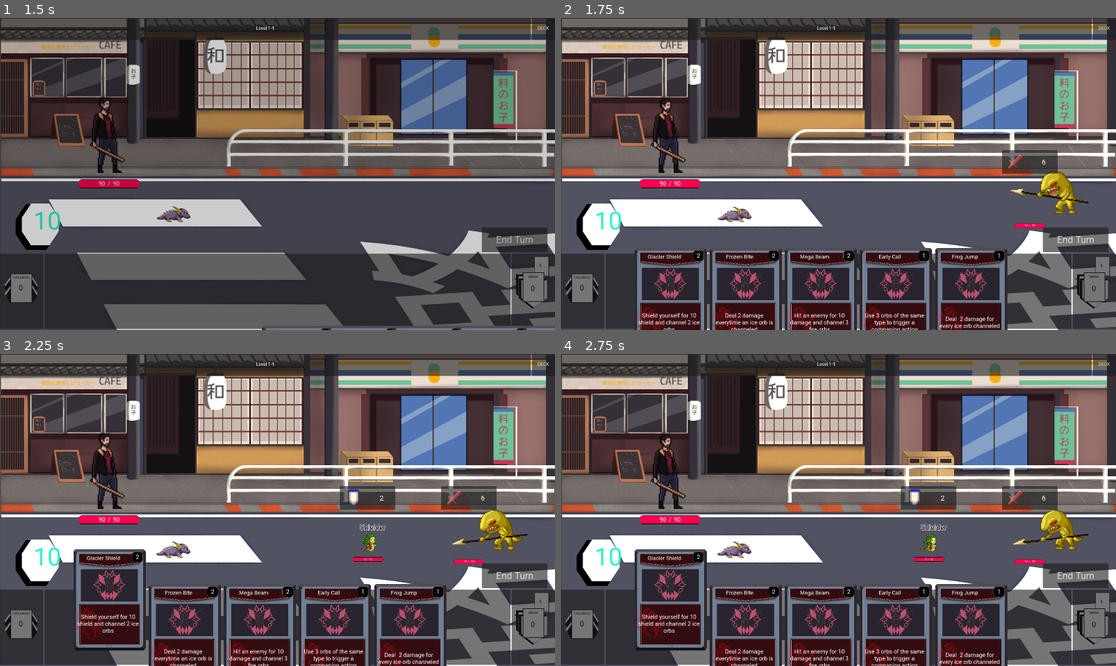
Above: before the commit, frames 1-4 (two rows, left to right).
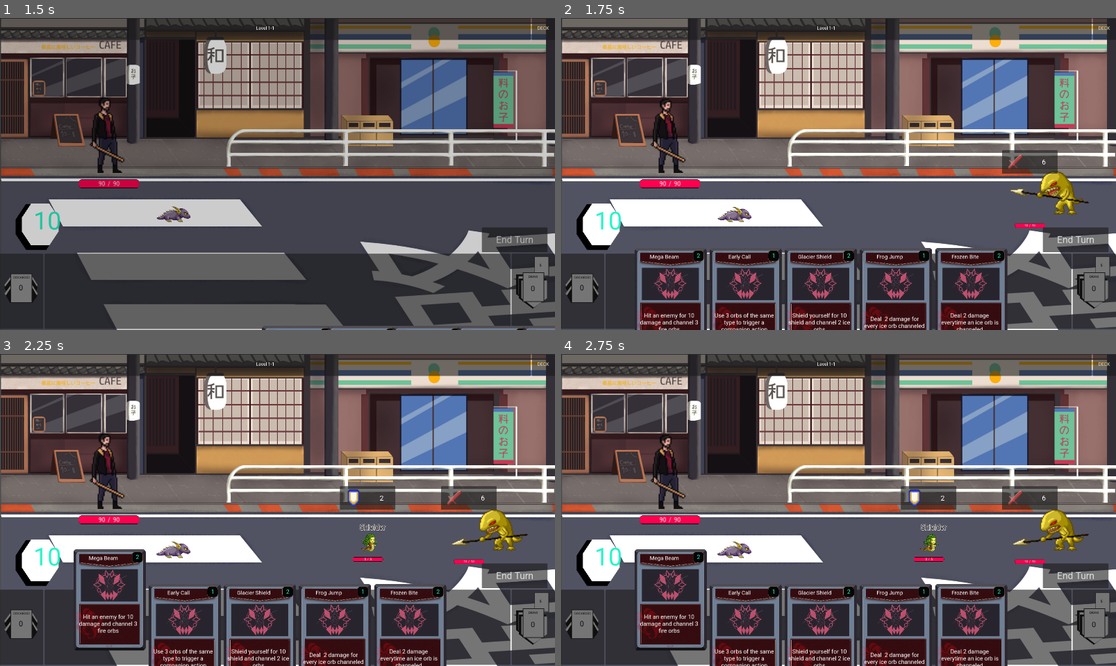
Above: after the commit, the same moments.

Repository: Leosten/card-game
Game: Godot game, scene res://main.tscn
Same seed, same stepped clock (60 frames per second), same inputs: the game is played once before the commit and once after it.
Inputs (mouse positions are in pixels of both pictures, inside the frame that each line leads up to):
- Up to frame 1 (1.5 s): click "Start" at 0.5 s; click "End Turn" at 1.25 s
- Up to frame 2 (1.75 s): no input
- Up to frame 3 (2.25 s): click (111, 634) at 2.02 s
- Up to frame 4 (2.75 s): no input

Frame 1 is identical in both runs. In frame 2, 1.5% of the frame differs, in the area x 13-80%, y 75-100%; in frame 3, 1.5%, in the area x 13-80%, y 64-100%; in frame 4, 1.5%.

Commit message:
large refacto with eventbus, next_level window to fix

Diff:
--- a/Manager/action_manager.gd
+++ b/Manager/action_manager.gd
@@ -5,6 +5,13 @@
 signal card_used(card_data : CardData)
 signal draw_cards(nb : int)
 signal action_impossible
+
+var battle_state: BattleState
+
+func _ready() -> void:
+	battle_state = GameManager.battle_state
+	Events.turn_start.connect(start_turn_status_cycle)
+	Events.turn_end.connect(end_turn_status_cycle)
 
 func cost_card_mana(battle_state: BattleState, card_cost):
 	battle_state.player_stats.current_mana -= card_cost
@@ -128,12 +135,12 @@
 	for monster in battle_state.level_monsters:
 		check_for_death(monster, battle_state)
 
-func end_turn_status_cycle(battle_state: BattleState):
+func end_turn_status_cycle():
 	for monster in battle_state.level_monsters:
 		monster.status_manager.trigger_turn_end()
 	battle_state.player_stats.status_manager.trigger_turn_end()
 
-func start_turn_status_cycle(battle_state: BattleState):
+func start_turn_status_cycle():
 	for monster in battle_state.level_monsters:
 		monster.status_manager.trigger_turn_start()
 	battle_state.player_stats.status_manager.trigger_turn_start()
--- a/Manager/card_animation_manager.gd
+++ b/Manager/card_animation_manager.gd
@@ -52,6 +52,9 @@
 
 	await card.active_tween.finished
 
+static func cannot_use_card_animation(card: Card):
+	pass
+
 func exhaust_card_animation(card: Card):
 	use_card_animation(card)
 
--- a/Manager/game_manager.gd
+++ b/Manager/game_manager.gd
@@ -6,9 +6,6 @@
 const CharacterManager = preload("res://Manager/character_manager.gd")
 
 signal game_completed
-
-var max_current_level = 5
-var max_current_stage = 1
 
 var card_manager : CardManager
 var stage_manager : StageManager
@@ -19,8 +16,6 @@
 var companion_scene : PackedScene = null
 
 @export var cards : Array[CardData] = []
-@export var current_level = 1;
-@export var current_stage = 1;
 
 @export var char_id = 0;
 @export var companion_id = 0;
@@ -29,7 +24,6 @@
 
 # Called when the node enters the scene tree for the first time.
 func _ready() -> void:
-	Events.next_battle.connect(on_next_battle)
 	viewport_size = get_viewport().size
 	# select char id at start menu
 	battle_state = BattleState.new()
@@ -68,18 +62,5 @@
 func get_player_char_id():
 	return battle_state.player_stats.char_id
 
-func on_next_battle():
-	if current_stage == max_current_stage and current_level == max_current_level:
-		Events.game_completed.emit()
-		print("game completed")
-		return
-	if current_level == max_current_level:
-		current_level = 1
-		max_current_stage +=1
-		print("stage completed")
-		return
-	print("level progress")
-	current_level += 1
-
 func get_viewport_size():
 	return viewport_size
--- a/Manager/stage_manager.gd
+++ b/Manager/stage_manager.gd
@@ -3,6 +3,8 @@
 
 var stage_monsters : Array[MonsterData] = []
 enum level_type {COMMON, MINIBOSS, BOSS, TREASURE, SPECIAL, SHOP, FORGE}
+var max_current_level = 10
+var max_current_stage = 1
 
 # positioning variables
 var max_nb_of_enemies = 6
@@ -13,8 +15,13 @@
 var enemy_column_margin = 350
 var row_margin = 320
 
+@export var current_level = 1;
+@export var current_stage = 1;
+@export var current_encounter_type: level_type
+
 func _ready() -> void:
 	pass
+	#Events.next_encounter.connect(on_next_battle)
 
 func get_stage_encounter_types(level: int) -> Array[level_type]:
 	match level:
@@ -65,9 +72,8 @@
 		1:
 			return [1, 2]
 
-# get all possible monsters for the stage
-func get_stage_monsters(stage_id):
-	var monsters_id = get_stage_possible_monsters(stage_id)
+func get_stage_monsters():
+	var monsters_id = get_stage_possible_monsters(current_stage)
 	for monster_id in monsters_id:
 		var monster = load("res://Resources/Monsters/"+ str(monster_id)+ "/monster_"+ str(monster_id)+ ".tres")
 		if monster == null:
@@ -84,27 +90,62 @@
 		return
 	return monster.instantiate()
 
-func get_encounter_monsters(level) :
+func get_stage_one_common_monsters(level) :
 	match level:
 		1:
-			return [[1,2]]
+			return [[1,2],[1]]
 		2:
 			return [[1,2],[1,1]]
 		3:
 			return [[1,1,2],[1,2,2]]
 		4:
-			return [[1,1,2],[1,1,1]]
+			return [[1,2,2],[1,1,2]]
 		5:
 			return [[1,2,2],[1,1]]
+		6:
+			return [[1,2,2],[1,1]]
+		7:
+			return [[1,1,2],[1,1]]
+		8:
+			return [[1,1,2],[1,1,1]]
+		9:
+			return [[1,1,2],[1,1,1]]
 	return []
 
-func get_level_monsters(level) -> Array[MonsterData]:
-	var possible_monsters = get_encounter_monsters(level)
-	possible_monsters.shuffle()
+func get_stage_one_miniboss(level) :
+	return [1,1,1,1]
+
+func get_encounter_monsters_by_stage():
+	match current_stage:
+		1:
+			if current_encounter_type == level_type.COMMON:
+				return get_stage_one_common_monsters(current_level).pick_random()
+			if current_encounter_type == level_type.MINIBOSS:
+				return get_stage_one_miniboss(current_level).pick_random()
+			if current_encounter_type == level_type.BOSS:
+				return
+		_:
+			return null
+
+func encounter_progress():
+	if current_stage == max_current_stage and current_level == max_current_level:
+		Events.game_completed.emit()
+		print("game completed")
+		return
+	if current_level == max_current_level:
+		current_level = 1
+		max_current_stage +=1
+		print("stage completed")
+		return
+	print("level progress")
+	current_level += 1
+
+func get_level_monsters() -> Array[MonsterData]:
+	var monsters = get_encounter_monsters_by_stage()
 
 	var monster_index = 0
 	var level_monsters : Array[MonsterData] = []
-	for monster_id in possible_monsters[0]:
+	for monster_id in monsters:
 			for monster_data : MonsterData in stage_monsters:
 				if monster_data.id == monster_id:
 					var monster_d = monster_data.duplicate(true)
--- a/Utils/events.gd
+++ b/Utils/events.gd
@@ -10,8 +10,14 @@
 signal player_buffed()
 signal player_shielded()
 
-signal next_battle
+signal turn_start
+signal turn_end
+signal next_encounter
+signal battle_start
+signal battle_won
+signal battle_lost
 signal game_completed
+
 
 signal request_window_open
 signal request_window_close
--- a/View/Cards/card.gd
+++ b/View/Cards/card.gd
@@ -1,9 +1,9 @@
 class_name Card
 extends Control
 
-signal clicked(card_data: CardData)
-signal hovered(card_data: CardData)
-signal hovered_out(card_data: CardData)
+signal clicked(card: Card)
+signal hovered(card: Card)
+signal hovered_out(card: Card)
 signal used(card: Card)
 signal exhausted(card: Card)
 
@@ -84,4 +84,4 @@
 		clicked.emit(hand_position)
 
 func _on_card_button_pressed() -> void:
-	clicked.emit(card_data)
+	clicked.emit(self)
--- a/View/Cards/card_hud.gd
+++ b/View/Cards/card_hud.gd
@@ -16,7 +16,7 @@
 var hovered_card: Card = null
 
 var player_draw_value
-
+var player_stats : PlayerStats
 var draw_pile : Array[CardData] = []
 var discard_pile : Array[CardData] = []
 var exhaust_pile : Array[CardData] = []
@@ -30,6 +30,10 @@
 @onready var card_hand_anchor = $CardHudContainer/CardHand/HandAnchor
 
 func _ready() -> void:
+	player_stats = GameManager.battle_state.player_stats
+	Events.turn_start.connect(on_turn_start)
+	Events.turn_end.connect(on_turn_end)
+	Events.battle_start.connect(on_battle_start)
 	GameManager.battle_state.draw_cards.connect(on_draw_card_signal)
 	GameManager.battle_state.player_stats.current_mana_changed.connect(on_mana_changed)
 	card_animation_manager = CardAnimationManager.new()
@@ -38,10 +42,9 @@
 	add_child(card_animation_manager)
 	init_card_position()
 
-
-func start_battle():
+func on_battle_start():
 	player_draw_value = GameManager.battle_state.player_stats.draw_value
-	init_player_deck()
+	init_player_piles()
 	update_piles_count()
 
 func on_draw_card_signal(nb):
@@ -148,7 +151,7 @@
 		card_scene.queue_free()
 	displayed_hand.clear()
 
-func init_player_deck():
+func init_player_piles():
 	discard_pile.clear()
 	draw_pile.clear()
 	player_deck = GameManager.get_player_deck()
@@ -172,17 +175,20 @@
 	for card : Card in displayed_hand:
 		card.update_cost_label(GameManager.battle_state.player_stats.current_mana)
 
-func end_turn():
+func on_turn_end():
 	enemy_turn = true
 	discard_all()
 
-func new_turn():
+func on_turn_start():
 	enemy_turn = false
 	draw_cards(player_draw_value)
 	update_piles_count()
 
-func _on_card_clicked(card_data: CardData) -> void:
-	card_clicked.emit(card_data)
+func _on_card_clicked(card: Card) -> void:
+	if player_stats.current_mana < card.card_data.cost:
+		CardAnimationManager.cannot_use_card_animation(card)
+		return
+	card_clicked.emit(card.card_data)
 
 func _on_card_hovered(card: Card) -> void:
 	if card_used == true :
@@ -196,7 +202,6 @@
 	if hovered_card != null:
 		CardUtils.hover_back_animation(hovered_card)
 		hovered_card.hovering = false
-
 	hovered_card = card
 	CardUtils.hover_animation(card)
 	card.hovering = true
--- a/View/Menu/hud_menu.gd
+++ b/View/Menu/hud_menu.gd
@@ -12,7 +12,7 @@
 	# Listen to global requests
 	Events.request_window_open.connect(_on_window_open_requested)
 	Events.request_window_close.connect(_on_window_close_requested)
-	Events.next_battle.connect(on_level_change)
+	Events.next_encounter.connect(on_level_change)
 
 func _on_window_open_requested(window_name: String, extra_data: Dictionary = {}) -> void:
 	match window_name:
--- a/View/Menu/next_level_window/encounter_choice.gd
+++ b/View/Menu/next_level_window/encounter_choice.gd
@@ -2,10 +2,16 @@
 extends Control
 
 @onready var choice_label: Label = %ChoiceLabel
+var encounter_type : StageManager.level_type
 
 signal clicked
 signal hovered
 signal hovered_out
 
-func init(encounter_type : StageManager.level_type):
-	choice_label.text = StageManager.get_encounter_name_by_type(encounter_type)
+func init(encounter_t : StageManager.level_type):
+	encounter_type = encounter_t
+	choice_label.text = StageManager.get_encounter_name_by_type(encounter_t)
+
+func _on_clicked() -> void:
+	print("clicked ", encounter_type)
+	clicked.emit(encounter_type)
--- a/View/Menu/next_level_window/encounter_choice.tscn
+++ b/View/Menu/next_level_window/encounter_choice.tscn
@@ -3,6 +3,7 @@
 [ext_resource type="Script" uid="uid://crwjnj48ms5pr" path="res://View/Menu/next_level_window/encounter_choice.gd" id="1_r2dx6"]
 
 [node name="EncounterChoice" type="Control" unique_id=1596377273]
+z_index = 999
 custom_maximum_size = Vector2(600, 900)
 layout_mode = 3
 anchors_preset = 15
@@ -10,9 +11,11 @@
 anchor_bottom = 1.0
 grow_horizontal = 2
 grow_vertical = 2
+mouse_filter = 2
 script = ExtResource("1_r2dx6")
 
 [node name="CenterContainer" type="CenterContainer" parent="." unique_id=2012195942]
+z_index = 101
 layout_mode = 1
 anchors_preset = 15
 anchor_right = 1.0
@@ -24,3 +27,5 @@
 unique_name_in_owner = true
 layout_mode = 2
 text = "Encounter"
+
+[connection signal="clicked" from="." to="." method="_on_clicked"]
--- a/View/Menu/next_level_window/next_level_window.gd
+++ b/View/Menu/next_level_window/next_level_window.gd
@@ -5,7 +5,7 @@
 var selected_choice = null
 
 func _ready() -> void:
-	possible_encounters_type = GameManager.stage_manager.get_stage_encounter_types(GameManager.current_level + 1)
+	possible_encounters_type = GameManager.stage_manager.get_stage_encounter_types(GameManager.stage_manager.current_level + 1)
 	display_encounter_choices()
 
 func display_encounter_choices():
@@ -20,14 +20,20 @@
 
 func _on_choice_hovered():
 	pass
-func _on_choice_clicked():
-	pass
+
+func _on_choice_clicked(choice : StageManager.level_type):
+	print("selected choice : ", choice)
+	selected_choice = choice
+
 func _on_choice_hovered_out():
 	pass
 
 func _on_next_button_pressed() -> void:
-	pass # Replace with function body.
-
+	if (selected_choice == null):
+		return
+	GameManager.stage_manager.encounter_progress()
+	Events.new_encounter.emit(selected_choice)
+	Events.request_window_close.emit("next_level")
 
 static func zoom_in(choice : EncounterChoice):
 	choice.pivot_offset = choice.size / 2.0
--- a/View/Menu/next_level_window/next_level_window.tscn
+++ b/View/Menu/next_level_window/next_level_window.tscn
@@ -18,6 +18,7 @@
 anchor_bottom = 1.0
 grow_horizontal = 2
 grow_vertical = 2
+mouse_filter = 2
 script = ExtResource("1_dxppe")
 
 [node name="BackDrop" type="ColorRect" parent="." unique_id=1589563938]
--- a/View/Menu/victory_window.gd
+++ b/View/Menu/victory_window.gd
@@ -51,31 +51,23 @@
 		GameManager.battle_state.player_deck.append(selected_card)
 	Events.request_window_close.emit("reward")
 	Events.request_window_open.emit("next_level")
-	#GameManager.victory_progress()
-	#Events.next_battle.emit()
-	#await ScreenTransition.wipe_in()
-	#queue_free()
-	#next.emit()
 
 func _on_ignore_button_pressed() -> void:
-	#GameManager.victory_progress()
-	#Events.next_battle.emit()
-	queue_free()
-
+	Events.request_window_close.emit("reward")
+	Events.request_window_open.emit("next_level")
 
 func _on_card_hovered(card : Card):
-	print("card hovered")
 	if card == selected_card:
 		return
 	CardAnimationManager.zoom_in(card)
 
 func _on_card_hovered_out(card : Card):
+	if (card == selected_card):
+		return
 	CardAnimationManager.zoom_out(card)
 
-func _on_card_clicked(card : CardData):
-	print("card clicked")
+func _on_card_clicked(card : Card):
 	if card == selected_card:
 		selected_card = null
 		return
-	selected_card = card
-	print("card selected %s" % selected_card.name)
+	selected_card = card.card_data
--- a/battle.gd
+++ b/battle.gd
@@ -9,7 +9,7 @@
 var monsters_displayed : Array[Monster]
 var player_character : AnimatableBody2D
 var companion_character : AnimatableBody2D
-
+var current_encounter : StageManager.level_type = StageManager.level_type.COMMON
 var stage_manager : StageManager
 var action_manager : ActionManager
 var battle_animation_manager : BattleAnimationManager
@@ -27,7 +27,9 @@
 var card_clicked: CardData = null
 
 func _ready() -> void:
-	Events.next_battle.connect(start_battle)
+	Events.next_encounter.connect(new_encounter)
+	Events.turn_start.connect(on_turn_start)
+	Events.turn_end.connect(on_turn_end)
 	card_hand_hud.card_clicked.connect(_on_card_clicked)
 	#todo: globals
 	viewport_size = get_viewport_rect().size
@@ -42,20 +44,39 @@
 	new_stage()
 	start_battle()
 
+func new_encounter():
+	current_encounter = GameManager.stage_manager.current_encounter_type
+	match current_encounter:
+		StageManager.level_type.COMMON:
+			start_battle()
+		StageManager.level_type.MINIBOSS:
+			start_battle()
+		StageManager.level_type.BOSS:
+			start_boss_battle()
+		StageManager.level_type.TREASURE:
+			pass
+		StageManager.level_type.SPECIAL:
+			pass
+		StageManager.level_type.SHOP:
+			pass
+		StageManager.level_type.FORGE:
+			pass
+		_:
+			pass
+
 func start_battle():
-	current_level = GameManager.current_level
-	current_stage = GameManager.current_stage
-	print("new battle current stage " , current_stage, " - ", current_level)
+	Events.battle_start.emit()
 	current_turn = 1
 	battle_state.replenish_player_mana()
-	battle_state.replenish_player_mana()
-	get_level_monsters()
+	battle_state.level_monsters = stage_manager.get_level_monsters()
 	spawn_level_monsters()
-	card_hand_hud.start_battle()
-	card_hand_hud.new_turn()
+	Events.turn_start.emit()
+
+func start_boss_battle():
+	pass
 
 func new_stage():
-	stage_monsters = stage_manager.get_stage_monsters(GameManager.current_level)
+	stage_monsters = stage_manager.get_stage_monsters()
 
 func spawn_player_character():
 	player_character = GameManager.get_character_scene()
@@ -78,15 +99,11 @@
 
 	add_child(companion_character)
 
-func get_level_monsters():
-	battle_state.level_monsters = stage_manager.get_level_monsters(current_level)
-
 func spawn_level_monsters():
 	enemy_positions = stage_manager.init_monster_positions(viewport_size)
 	var monster_scenes = stage_manager.get_monster_scenes_for_level(battle_state.level_monsters, enemy_positions)
 	for monster_scene : Monster in monster_scenes :
 		monster_scene.clicked.connect(on_monster_clicked)
-		#monster_scene.hovered.connect(on_monster_hovered)
 		monster_scene.dead.connect(on_monster_dead)
 		add_child(monster_scene)
 		monsters_displayed.append(monster_scene)
@@ -109,7 +126,6 @@
 
 func on_monster_clicked(monster_data : MonsterData):
 	if (card_clicked != null):
-		#print("card used on enemy")
 		action_manager.use_card_on_enemy(card_clicked, battle_state, monster_data)
 		card_clicked = null
 
@@ -130,26 +146,27 @@
 	for enemy in battle_state.level_monsters:
 		action_manager.enemy_cycle(battle_state, enemy)
 		await get_tree().create_timer(0.5).timeout
+	Events.turn_start.emit()
 
 func _on_end_turn_button_pressed() -> void:
-	card_hand_hud.end_turn()
-	action_manager.end_turn_status_cycle(battle_state)
+	Events.turn_end.emit()
+
+func on_turn_end():
 	await battle_animation_manager.short_pause()
-	enemy_turn = true
 	await launch_enemy_turn()
+
+func on_turn_start():
 	battle_state.replenish_player_mana()
-	card_hand_hud.new_turn()
-	action_manager.start_turn_status_cycle(battle_state)
 	enemy_turn = false
 
 func victory():
+	Events.battle_won.emit()
 	await _cleanup_fight()
 	Events.request_window_open.emit("reward")
 
 func _cleanup_fight():
 	battle_state.cleanup_fight()
 	await card_hand_hud.cleanup_fight()
-
 	# status effects
 	# exhausted cards
 	# clear hands/draw
